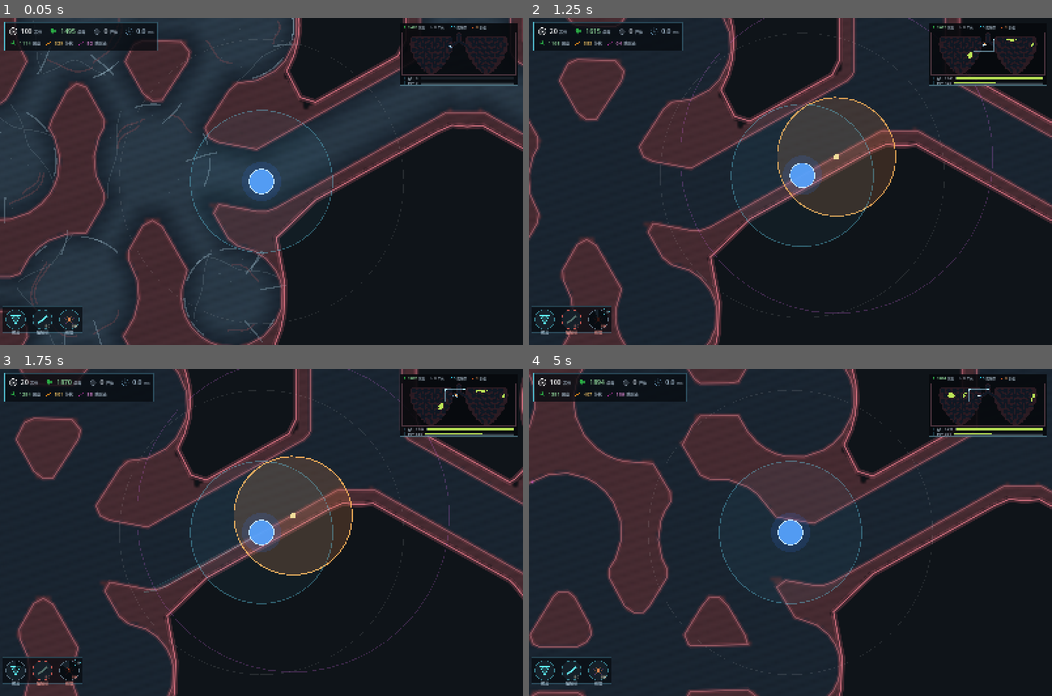
Above: before the commit, frames 1-4 (two rows, left to right).
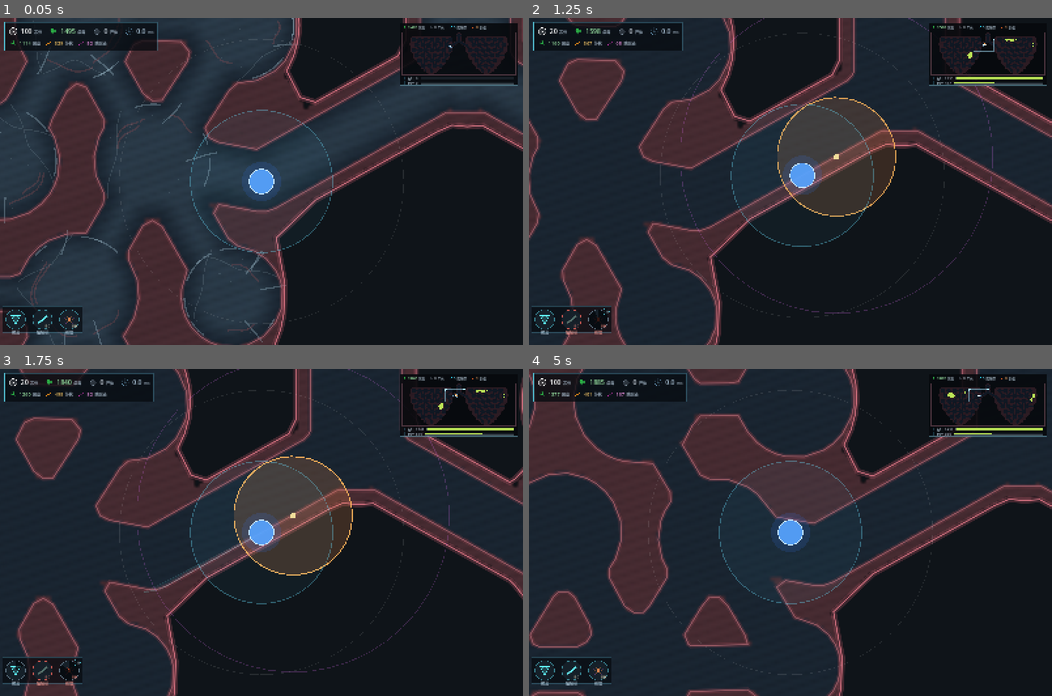
Above: after the commit, the same moments.

Repository: yanyanzi620/gamecreation
Game: Godot game, scene res://scenes/main.tscn
Two runs of this game, one before a commit and one after it. Both use one fixed random seed, a clock stepped at 60 frames per second and the inputs below.
Inputs (mouse positions are in pixels of both pictures, inside the frame that each line leads up to):
- Up to frame 1 (0.05 s): no input
- Up to frame 2 (1.25 s): tap Enter at 0.5 s; move the mouse to (905, 165) at 0.52 s; hold D from 0.53 s (still down); tap F at 0.6 s; click (905, 165) at 0.67 s; tap Space at 0.77 s
- Up to frame 3 (1.75 s): release D at 1.25 s; drag from (156, 548) to (235, 597) at 1.27 s
- Up to frame 4 (5 s): move the mouse to (842, 460) at 2.02 s; hold D 2.03-2.75 s; tap R at 2.1 s; drag from (764, 597) to (633, 483) at 2.77 s; move the mouse to (947, 581) at 3.52 s; hold A 3.53-4.25 s; tap M at 3.6 s; tap Space at 3.77 s; drag from (633, 483) to (712, 450) at 4.27 s

Frame 1 is identical in both runs. In frame 2, less than 0.1% of the frame differs, in the area x 5-97%, y 2-21%; in frame 3, less than 0.1%; in frame 4, less than 0.1%.

Commit message:
feat(perf): 病毒模拟改时间轮调度，修掉病毒停滞/消失，实跑稳定 144FPS
- 128 桶时间轮 + 稳定 uid 映射 + 尸体 FIFO：一帧只处理到期粒子，不再按池规模扫描
- 修复提前扫到未到期粒子时不重排导致的「病毒僵住 / 像消失」；超时条目进 pending 只延后不丢弃
- 新增 audit()/debug_sched() 全池自检，--stress 每 10 秒打印，2.9 万颗全程 overdue=0/missing=0
- 繁殖探路内联肉壁栅格与粗格密度，_pick_dir 出参成员化，单颗繁殖 19us -> 12us
- MultiMesh 隔帧上传（击杀当帧强制上传），小地图改抽样，去掉 10Hz 全池扫描的周期性卡顿
- 新增 --perf 实跑帧率探针：2.2 万活病毒 + 6.3k 尸体自动开火 40 秒，稳定 144FPS、最差帧 6.9ms
- 回归：--stress 2.98 万颗 3.29ms/帧；--econ 166.8 杀/秒、36.1 养分/秒；--wall 11/11；地图自测 34/34

Diff:
--- a/scripts/debug/auto_sequence.gd
+++ b/scripts/debug/auto_sequence.gd
@@ -29,7 +29,7 @@
 
 func wants_run() -> bool:
 	var a := OS.get_cmdline_user_args()
-	return a.has("--shot") or a.has("--aim") or a.has("--overview") or a.has("--stress") or a.has("--walk") or a.has("--econ") or a.has("--wall")
+	return a.has("--shot") or a.has("--aim") or a.has("--overview") or a.has("--stress") or a.has("--walk") or a.has("--econ") or a.has("--wall") or a.has("--perf")
 
 
 func run() -> void:
@@ -44,6 +44,8 @@
 		await _overview()
 	elif a.has("--stress"):
 		_stress()
+	elif a.has("--perf"):
+		await _perf()
 	elif a.has("--walk"):
 		_walk()
 	else:
@@ -219,6 +221,52 @@
 	get_tree().quit()
 
 
+# ============================================================ 实跑帧率
+# 和 --stress 的分工：stress 只量「模拟一帧要几毫秒」；
+# perf 走正常主循环 + 真实渲染，自动转圈开火，量的是玩家真正看到的帧率。
+var _perf_on := false
+var _perf_t := 0.0
+var _perf_all := 0.0
+var _perf_frames := 0
+var _perf_wf := 0
+var _perf_worst := 0.0
+
+
+func _perf() -> void:
+	await get_tree().create_timer(0.60).timeout
+	if host._spawn_pts.size() > 0:
+		host.player_unit.position = host._spawn_pts[0]
+	# 额外播种：直接把战场推进高压区，不必等一分钟自然扩散
+	for p in host._spawn_pts:
+		for k in range(3):
+			host.pop.seed_blob(p, 50.0, 260)
+	_perf_on = true
+	await get_tree().create_timer(40.0).timeout
+	_perf_on = false
+	print("[PERF] RESULT avg=%.1ffps worst=%.1fms live=%d" % [
+		float(_perf_frames) / maxf(_perf_all, 0.001), _perf_worst * 1000.0, host.pop.live_count()])
+	get_tree().quit()
+
+
+func _process(delta: float) -> void:
+	if not _perf_on:
+		return
+	_perf_t += delta
+	_perf_all += delta
+	_perf_frames += 1
+	_perf_wf += 1
+	_perf_worst = maxf(_perf_worst, delta)
+	var aim := Vector2.RIGHT.rotated(floor(_perf_all / 0.6) * (TAU / 8.0))
+	host.jet.fire(host.player_unit.position, aim)
+	if _perf_t >= 2.0:
+		print("[PERF] t=%.0fs fps=%.1f worst=%.1fms live=%d corpse=%d" % [
+			_perf_all, float(_perf_wf) / _perf_t, _perf_worst * 1000.0,
+			host.pop.live_count(), host.pop.corpse_count()])
+		_perf_t = 0.0
+		_perf_wf = 0
+		_perf_worst = 0.0
+
+
 # ============================================================ 压测
 func _stress() -> void:
 	var frames := 3600
@@ -244,6 +292,10 @@
 			host.pop.prof_scan_n = 0
 			sum = 0.0
 			worst = 0.0
+		if k % 600 == 599:
+			# 每 10 秒全池审计一次：证明「调度没有把病毒弄丢 / 弄停」
+			print("[AUDIT] %s" % [host.pop.audit()])
+			print("[SCHED] %s" % [host.pop.debug_sched()])
 	get_tree().quit()
 
 
--- a/scripts/world/virus_population.gd
+++ b/scripts/world/virus_population.gd
@@ -70,6 +70,13 @@
 const JET_RAYS := Balance.JET_RAYS
 const JET_WALL_SKIN := Balance.JET_WALL_SKIN
 
+# 8 个候选方向的单位向量：探路每颗要 8~16 次，cos/sin 没必要每颗都算一遍
+const DIRV: Array[Vector2] = [
+	Vector2(1.0, 0.0), Vector2(0.70710678, 0.70710678),
+	Vector2(0.0, 1.0), Vector2(-0.70710678, 0.70710678),
+	Vector2(-1.0, 0.0), Vector2(-0.70710678, -0.70710678),
+	Vector2(0.0, -1.0), Vector2(0.70710678, -0.70710678)]
+
 # 跳跃链 = 单点传播：不粘连、不稳方向，只保证「整体往前推」
 # 每次繁殖在空中随机落一个点，点与点之间天然留空，视觉上不会糊成条带
 const CHAIN_SPREAD_DEG := Balance.CHAIN_SPREAD_DEG
@@ -134,8 +141,41 @@
 var _n := 0                           # 池里用了多少个槽（live + corpse 连续排在一起）
 var _cap := 0
 var _now := 0.0
-var _cur := 0                         # 模拟轮转游标
 var _qc := 0                          # 查询轮转游标（净化 / 拾取共用）
+
+# ------------------------------------------------------------ 调度（时间轮）
+# 设计目标：每帧的工作量正比于「这一帧到期了多少颗」，而不是「池里有多少颗」。
+#   _wheel   128 个桶，每桶 33ms，覆盖 4.26s（大于最长退避 3.4s），桶里存 uid
+#   _uid/_slot_of_uid  稳定身份 -> 槽位。槽位会被尾部交换挪动，uid 不会
+#   _pending 本帧因时间预算没处理完的 uid，下帧先补
+#   _cq      尸体 uid 的 FIFO：尸体寿命固定，所以到期顺序 == 入队顺序，不需要轮子
+# 没有「每帧扫全池」这条路径了 —— 几万颗时成本也只跟当帧到期量有关。
+var _uid := PackedInt32Array()
+var _uid_next := 1
+var _slot_of_uid: Dictionary = {}
+const WHEEL_N := 128
+const WHEEL_DT := 1.0 / 30.0
+var _wheel: Array = []
+var _wtick := 0
+var _pending: Array = []
+# 探路结果（_pick_dir 的出参）：避免每次繁殖都分配一个返回数组
+var _bdx := 0.0
+var _bdy := 0.0
+var _bfound := false
+var _bfar := false
+var _bsat := false
+# 肉壁栅格缓存（bind_organ 时填入），避免每颗病毒 8 次跨脚本调用
+var _osolid := PackedByteArray()
+var _omw := 0
+var _omh := 0
+const OPIX := 8.0
+# 粒子位置是静止的（只有出生 / 死亡 / 淡化会改实例），所以 MultiMesh 不必每帧整包上传：
+# 隔帧上传（30Hz）足够，射击击杀走 _force_upload 立即上传，命中反馈不延迟。
+var _up_phase := 0
+var _force_upload := true
+var _cq: Array = []
+var _cq_head := 0
+var _cq_fade := 0
 
 var _n_live := 0
 # 最近一次射流被墙截断后的外缘点（世界坐标），jet_system 直接拿来画
@@ -187,6 +227,9 @@
 	_cell.fill(0)
 	_kind_live.resize(KIND_COUNT)
 	_kind_live.fill(0)
+	if _wheel.is_empty():
+		for k in range(WHEEL_N):
+			_wheel.append([])
 	_grow_pool(CAP_INIT)
 
 # 扩池：整块 resize（PackedArray 的 resize 会保留旧内容，新尾巴自动填 0）
@@ -208,6 +251,7 @@
 	_pax.resize(cap)
 	_ptype.resize(cap)
 	_pvid.resize(cap)
+	_uid.resize(cap)
 	_due.resize(cap)
 	_die.resize(cap)
 	_fade.resize(cap)
@@ -308,16 +352,21 @@
 # 接入器官地图：之后病毒的生长、越界、出生都会被肉壁限制
 func bind_organ(m) -> void:
 	organ = m
+	# 热路径优化：直接持有肉壁栅格的引用，繁殖探路内联查表。
+	# 栅格在建图时生成、之后不变，所以引用不会失效；地图重建时需要重新 bind_organ。
+	_osolid = m._solid
+	_omw = m._mw
+	_omh = m._mh
 
 # ============================================================ 池操作
 
 # 整场清空（重开用）：池、格子、尸体、阻隔带、引信全部归零
 func reset() -> void:
 	_n = 0
-	_cur = 0
 	_qc = 0
 	_now = 0.0
 	_buf.fill(0.0)
+	_force_upload = true
 	if _mmi != null:
 		_mmi.multimesh.buffer = _buf
 		_mmi.multimesh.visible_instance_count = 0
@@ -325,6 +374,16 @@
 	_n_corpse = 0
 	_kind_live.fill(0)
 	_cell.fill(0)
+	_uid.fill(0)
+	_uid_next = 1
+	_slot_of_uid.clear()
+	_pending.clear()
+	_cq.clear()
+	_cq_head = 0
+	_cq_fade = 0
+	_wtick = 0
+	for b in _wheel:
+		b.clear()
 	_v_origin.clear()
 	_v_axis.clear()
 	_v_kind.clear()
@@ -352,6 +411,9 @@
 	_pkind[i] = kind
 	_pax[i] = axis
 	_pvid[i] = vid
+	_uid[i] = _uid_next
+	_uid_next += 1
+	_slot_of_uid[_uid[i]] = i
 	_due[i] = _now + cool
 	_die[i] = _now + CORPSE_LIFE if type == 1 else 0.0
 	_fade[i] = -1
@@ -359,8 +421,10 @@
 		_n_live += 1
 		_kind_live[kind] += 1
 		_cell_add(x, y)
+		_schedule(i, _due[i])
 	else:
 		_n_corpse += 1
+		_cq.append(_uid[i])
 	_write_slot(i)
 	_dirty = true
 	return i
@@ -375,6 +439,7 @@
 	_pax[dst] = _pax[src]
 	_ptype[dst] = _ptype[src]
 	_pvid[dst] = _pvid[src]
+	_uid[dst] = _uid[src]
 	_due[dst] = _due[src]
 	_die[dst] = _die[src]
 	_fade[dst] = _fade[src]
@@ -383,6 +448,7 @@
 func _kill(i: int) -> void:
 	if i < 0 or i >= _n:
 		return
+	var uid: int = _uid[i]
 	if _ptype[i] == 0:
 		_n_live -= 1
 		_kind_live[_pkind[i]] -= 1
@@ -392,11 +458,13 @@
 	var last := _n - 1
 	if i != last:
 		_copy_slot(i, last)
+		_slot_of_uid[_uid[i]] = i
 		# 池里数据搬过来了，但 GPU 那一格还是「被删掉那颗」的旧变换 ——
 		# 不重写就会出现「尸体已经没了、画面还留着」的鬼影（拾取时尤其明显）
 		_write_slot(i)
 	_n = last
 	_write_slot(last)
+	_slot_of_uid.erase(uid)
 	_dirty = true
 
 
@@ -415,9 +483,11 @@
 	_n_live -= 1
 	_kind_live[_pkind[i]] -= 1
 	_n_corpse += 1
+	_cq.append(_uid[i])
 	_cell_remove(_px[i], _py[i])
 	_write_slot(i)
 	_dirty = true
+	_force_upload = true
 
 
 # 「死得不留疤」：不换位、不改计数口径以外的东西，打成「立即到期的尸体」
@@ -431,18 +501,20 @@
 	_n_live -= 1
 	_kind_live[_pkind[i]] -= 1
 	_n_corpse += 1
+	_cq.append(_uid[i])
 	_cell_remove(_px[i], _py[i])
 	_write_slot(i)
 	_dirty = true
-
-
-# 尸体超过上限就丢一颗（从查询游标往后找，避免每次都从 0 开始）
+	_force_upload = true
+
+
+# 尸体超过上限就丢一颗：FIFO 头部就是最老的（寿命固定，入队顺序 == 到期顺序）
 func _drop_oldest_corpse() -> bool:
-	var visited := 0
-	while visited < _n:
-		var i := (_qc + visited) % _n
-		visited += 1
-		if _ptype[i] == 1:
+	while _cq_head < _cq.size():
+		var uid: int = _cq[_cq_head]
+		_cq_head += 1
+		var i: int = _slot_of_uid.get(uid, -1)
+		if i >= 0 and _ptype[i] == 1:
 			_kill(i)
 			return true
 	return false
@@ -500,57 +572,112 @@
 	_tick_blocks(dt)
 	_tick_fuses(dt)
 	var t0 := Time.get_ticks_usec() if prof_enabled else 0
-	_sweep()
+	_sim_step()
 	if prof_enabled:
 		prof_sweep_us += Time.get_ticks_usec() - t0
-	if _dirty:
+	_up_phase = (_up_phase + 1) % 2
+	if _dirty and (_up_phase == 0 or _force_upload):
 		var t1 := Time.get_ticks_usec() if prof_enabled else 0
 		_mmi.multimesh.buffer = _buf
-		# 只渲染 0.._n-1 这些真的在用的槽：池按 8192 步扩容，capacity 常远大于实际粒子数，
-		# 让渲染器去处理几万个 scale=0 的实例是白给的开销。
 		_mmi.multimesh.visible_instance_count = _n
 		_dirty = false
+		_force_upload = false
 		if prof_enabled:
 			prof_upload_us += Time.get_ticks_usec() - t1
 
 
-# 每帧只处理「预算内的槽」：不管池里有多少颗，单帧开销都有上限。
-# 两道闸门：数量闸（最多扫 budget 个槽）+ 时间闸（最多花 VIRUS_SWEEP_MS 毫秒）。
-# 时间闸是最后一道保险：粒子数爆到几万时，光按数量分预算仍会顶到 5~7ms/帧，
-# 再加渲染就是用户能感觉到的掉帧；到点直接停，剩下的下一帧接着扫（游标不会丢）。
-func _sweep() -> void:
-	if _n <= 0:
-		_cur = 0
+# 调度核心：只处理「到期」的粒子。
+# 成本 = 当帧到期量（繁殖 / 尸体到期），与池子总大小无关；
+# 时间闸 VIRUS_SWEEP_MS 保留，超时的进 _pending 下帧补，不会丢也不会重复。
+func _sim_step() -> void:
+	var deadline := Time.get_ticks_usec() + int(SWEEP_MS * 1000.0)
+	var spawns := SPAWN_BUDGET
+	if not _pending.is_empty():
+		var work := _pending
+		_pending = []
+		for uid in work:
+			if spawns <= 0 or Time.get_ticks_usec() > deadline:
+				_pending.append(uid)
+				continue
+			spawns -= _run_due(uid)
+	var target := int(_now / WHEEL_DT)
+	while _wtick + 1 < target and spawns > 0:
+		if Time.get_ticks_usec() > deadline:
+			break
+		_wtick += 1
+		var b := _wtick % WHEEL_N
+		var bucket: Array = _wheel[b]
+		for uid in bucket:
+			if spawns <= 0 or Time.get_ticks_usec() > deadline:
+				_pending.append(uid)
+				continue
+			spawns -= _run_due(uid)
+		bucket.clear()
+	# 尸体到期：FIFO，最老的在最前面，遇到没到期的就停
+	while _cq_head < _cq.size():
+		var uid: int = _cq[_cq_head]
+		var i: int = _slot_of_uid.get(uid, -1)
+		if i < 0:
+			_cq_head += 1
+			continue
+		if _die[i] > _now:
+			break
+		_kill(i)
+		_cq_head += 1
+	_fade_some(256)
+	if _cq_head > 4096 and _cq_head * 2 > _cq.size():
+		_cq = _cq.slice(_cq_head)
+		_cq_fade = maxi(0, _cq_fade - _cq_head)
+		_cq_head = 0
+
+
+# 把一颗粒子的下次繁殖时刻排进时间轮；只接受活粒子
+func _schedule(i: int, due: float) -> void:
+	if i < 0 or i >= _n or _ptype[i] != 0:
 		return
-	var budget := clampi(_n / 8, WORK_BUDGET, WORK_BUDGET * 6)
-	var spawns := SPAWN_BUDGET
-	var visited := 0
-	var deadline := Time.get_ticks_usec() + int(SWEEP_MS * 1000.0)
-	while visited < budget and _n > 0:
-		if (visited & 15) == 0 and Time.get_ticks_usec() > deadline:
-			break
-		if _cur >= _n:
-			_cur = 0
-		var i := _cur
-		_cur += 1
-		visited += 1
-		prof_scan_n += 1
-		if _ptype[i] == 0:
-			if _due[i] <= _now and spawns > 0:
-				if prof_enabled:
-					var tr := Time.get_ticks_usec()
-					spawns -= _replicate(i)
-					prof_rep_us += Time.get_ticks_usec() - tr
-					prof_rep_n += 1
-				else:
-					spawns -= _replicate(i)
-		else:
-			if _die[i] <= _now:
-				_kill(i)
-				if _cur > _n:
-					_cur = 0
-			else:
-				_fade_corpse(i)
+	var k := int(due / WHEEL_DT)
+	if k <= _wtick:
+		k = _wtick + 1     # 已经扫过的桶不回头，最晚下一个桶就轮到
+	_wheel[k % WHEEL_N].append(_uid[i])
+
+
+# 处理一颗到期的活粒子；返回它实际提交了几个新粒子（0/1）
+func _run_due(uid: int) -> int:
+	var i: int = _slot_of_uid.get(uid, -1)
+	if i < 0 or _ptype[i] != 0:
+		return 0
+	if _due[i] > _now + 0.0001:
+		# 桶是按量化时间扫的，可能略早于这颗粒子的到期时刻：
+		# 必须重新排回去，否则它就永远不再复制（表现为「病毒停住 / 像消失了一样」）
+		_schedule(i, _due[i])
+		return 0
+	prof_scan_n += 1
+	var r := 0
+	if prof_enabled:
+		var tr := Time.get_ticks_usec()
+		r = _replicate(i)
+		prof_rep_us += Time.get_ticks_usec() - tr
+		prof_rep_n += 1
+	else:
+		r = _replicate(i)
+	_schedule(i, _due[i])
+	return r
+
+
+# 尸体淡化：每帧最多 256 个，沿 FIFO 轮转（尸体数量远小于活粒子，够用）
+func _fade_some(limit: int) -> void:
+	if _cq_fade < _cq_head:
+		_cq_fade = _cq_head
+	var end_i := mini(_cq_fade + limit, _cq.size())
+	while _cq_fade < end_i:
+		var uid: int = _cq[_cq_fade]
+		_cq_fade += 1
+		var i: int = _slot_of_uid.get(uid, -1)
+		if i < 0 or _ptype[i] != 1:
+			continue
+		_fade_corpse(i)
+	if _cq_fade >= _cq.size():
+		_cq_fade = _cq_head
 
 
 # 尸体淡化只在「档位变了」才重写 12 个浮点，省掉整池每帧重写
@@ -571,18 +698,23 @@
 	# 跳跃链 = 单点传播：往前方扇形里随机落一个点，隔着阻隔带也照样落
 	if kind == KIND_CHAIN:
 		return _chain_spread(i, axis)
-	var best := _pick_dir(i, kind, axis, cap, PI)
+	_pick_dir(i, kind, axis, cap, PI)
 	# 塞满和撞墙是两种失败：塞满的地方再等也长不出来，直接长退避，
 	# 否则每 0.3 秒重试一次，几万颗时会白白烧掉大量帧时间
-	if not best[3]:
-		_due[i] = _now + (_saturate_cool() if best[5] == 1 else _retry_cool())
+	if not _bfound:
+		_due[i] = _now + (_saturate_cool() if _bsat else _retry_cool())
 		return 0
-	return _do_spawn(i, best[1], best[2], kind, cap, best[4])
+	return _do_spawn(i, _bdx, _bdy, kind, cap, _bfar)
 
 # 在 max_diff 夹角范围内，挑「权重 × 剩余容量」最大的方向
 # 返回 [score, dx, dy, found]
-func _pick_dir(i: int, kind: int, axis: float, cap: int, max_diff: float) -> Array:
+func _pick_dir(i: int, kind: int, axis: float, cap: int, max_diff: float) -> void:
+	_bfound = false
+	_bfar = false
+	_bsat = false
 	var saw_cap := false
+	var x0: float = _px[i]
+	var y0: float = _py[i]
 	for pass_i in range(2):
 		# 第二遍把探路距离放到 ESCAPE_PROBE：本地格子长满时，还能往远处空位甩一颗，
 		# 否则「小股病毒坐在一个塞满的格子里」会一直不长，看起来像卡住
@@ -591,36 +723,47 @@
 		var bx := 0.0
 		var by := 0.0
 		var found := false
+		var is_blob := kind == KIND_BLOB
+		var has_blk := not _blk.is_empty()
+		var has_organ := _omw > 0
 		for k in range(8):
 			var ang := float(k) * PI * 0.25
-			if _ang_diff(ang, axis) > max_diff:
+			# BLOB 各向同性：不算夹角、不查方向权重，省掉每颗 8 次取模与三角函数
+			if not is_blob and _ang_diff(ang, axis) > max_diff:
 				continue
-			var dx := cos(ang)
-			var dy := sin(ang)
-			var tx := _px[i] + dx * pd
-			var ty := _py[i] + dy * pd
+			var dx: float = DIRV[k].x
+			var dy: float = DIRV[k].y
+			var tx := x0 + dx * pd
+			var ty := y0 + dy * pd
 			if tx < ARENA_PAD or tx > ARENA_W - ARENA_PAD or ty < ARENA_PAD or ty > ARENA_H - ARENA_PAD:
 				continue
 			# 器官肉壁：这个方向长不过去。
 			# 探路距离 30 比最薄隔膜（46）还短，所以「终点一格是否实心」就等价于「这段没穿墙」，
 			# 单点采样足够；只有第二遍 60 的远投才需要沿线段多点采样。
-			if organ != null:
+			if has_organ:
 				if pd <= 32.0:
-					if organ.solid_xy(tx, ty):
+					# 内联 organ.solid_xy：同样的栅格判定，省掉一次函数调用
+					var gi := int(tx / OPIX)
+					var gj := int(ty / OPIX)
+					if gi < 0 or gj < 0 or gi >= _omw or gj >= _omh or _osolid[gj * _omw + gi] == 1:
 						continue
-				elif not organ.line_free(_px[i], _py[i], tx, ty):
+				elif not organ.line_free(x0, y0, tx, ty):
 					continue
 			# 生效的阻隔带把外面封死：这个方向不可选，
 			# 于是生长会自动沿带子走向两端，形成绕射
-			if _block_cross(_px[i], _py[i], tx, ty) == 1:
+			if has_blk and _block_cross(x0, y0, tx, ty) == 1:
 				continue
-			var c := _cell_count(tx, ty)
+			# 内联 _cell_idx + _cell_count
+			var ccx := int(clampf(tx / CELL, 0.0, GRID_W - 1.0))
+			var ccy := int(clampf(ty / CELL, 0.0, GRID_H - 1.0))
+			var c: int = _cell[ccy * GRID_W + ccx]
 			if c >= cap:
 				saw_cap = true
 				continue
-			var sc := _dir_weight(kind, axis, ang) * float(cap - c)
+			var w := 1.0 if is_blob else _dir_weight(kind, axis, ang)
+			var sc := w * float(cap - c)
 			if pass_i == 1:
-				sc = _dir_weight(kind, axis, ang) * 0.9
+				sc = w * 0.9
 			if sc > best:
 				best = sc
 				bx = dx
@@ -630,8 +773,12 @@
 				bx = dx
 				by = dy
 		if found:
-			return [best, bx, by, true, pass_i == 1, 0]
-	return [0.0, 0.0, 0.0, false, false, 1 if saw_cap else 0]
+			_bdx = bx
+			_bdy = by
+			_bfound = true
+			_bfar = pass_i == 1
+			return
+	_bsat = saw_cap
 
 func _chain_spread(i: int, axis: float) -> int:
 	# 往主轴前方 ±CHAIN_SPREAD_DEG 的扇形里随机落一个点。
@@ -963,28 +1110,26 @@
 func minimap_snapshot(max_pts: int) -> Dictionary:
 	var live := PackedVector2Array()
 	var corpse := PackedVector2Array()
+	var mid := ARENA_W * 0.5
+	# 只按步长抽样，不做全池扫描：全池扫描在 3 万颗时一次要数毫秒，
+	# 小地图 10Hz 刷新就会把这份成本变成周期性的掉帧。
+	var step := maxi(1, int(ceil(float(maxi(1, _n)) / float(max_pts))))
+	var sampled := 0
 	var left := 0
-	var right := 0
-	var mid := ARENA_W * 0.5
-	var stride_live := maxi(1, int(ceil(float(maxi(1, _n_live)) / float(max_pts))))
-	var stride_corpse := maxi(1, int(ceil(float(maxi(1, _n_corpse)) / float(float(max_pts) * 0.6))))
-	var cnt := 0
-	var ccnt := 0
-	for i in range(_n):
-		if _ptype[i] == 1 and _die[i] <= _now:
-			continue
+	var i := 0
+	while i < _n:
 		if _ptype[i] == 0:
+			sampled += 1
 			if _px[i] < mid:
 				left += 1
-			else:
-				right += 1
-			cnt += 1
-			if cnt % stride_live == 0:
-				live.append(Vector2(_px[i], _py[i]))
-		else:
-			ccnt += 1
-			if ccnt % stride_corpse == 0:
-				corpse.append(Vector2(_px[i], _py[i]))
+			live.append(Vector2(_px[i], _py[i]))
+		elif _die[i] > _now:
+			corpse.append(Vector2(_px[i], _py[i]))
+		i += step
+	# 左右叶数量按抽样比例放大回全池，显示口径与原来一致
+	var ratio := float(_n_live) / float(maxi(1, sampled))
+	left = int(left * ratio)
+	var right := maxi(0, _n_live - left)
 	var blocks: Array = []
 	for b in _blk:
 		blocks.append([b["a"], b["b"], int(b["state"])])
@@ -1252,3 +1397,37 @@
 	_buf[o + 9] = col.g
 	_buf[o + 10] = col.b
 	_buf[o + 11] = col.a
+
+
+# ============================================================ 自检
+# 全池扫一遍，只在压测时调用（不参与正式帧）。
+#   overdue  = 到期超过 6 秒还没被调度的活粒子数（>0 说明时间轮漏了）
+#   live/corpse 与计数器必须一致；map 必须等于池内槽数（uid 映射没丢）
+func debug_sched() -> Dictionary:
+	var seen := {}
+	var in_wheel := 0
+	for b in _wheel:
+		in_wheel += b.size()
+		for uid in b:
+			seen[uid] = true
+	for uid in _pending:
+		seen[uid] = true
+	var missing := 0
+	for i in range(_n):
+		if _ptype[i] == 0 and not seen.has(_uid[i]):
+			missing += 1
+	return {"wtick": _wtick, "target": int(_now / WHEEL_DT), "pending": _pending.size(), "wheel": in_wheel, "missing": missing, "now": _now}
+
+func audit() -> Dictionary:
+	var live := 0
+	var corpse := 0
+	var overdue := 0
+	for i in range(_n):
+		if _ptype[i] == 0:
+			live += 1
+			if _due[i] < _now - 6.0:
+				overdue += 1
+		else:
+			corpse += 1
+	return {"live": live, "corpse": corpse, "overdue": overdue, "n": _n,
+		"map": _slot_of_uid.size(), "live_counter": _n_live, "corpse_counter": _n_corpse}
Not shown, changed: docs/任务看板.md
Not shown, changed: docs/病毒模型与攻击机制.md
Not shown, changed: docs/系统设计书.md
